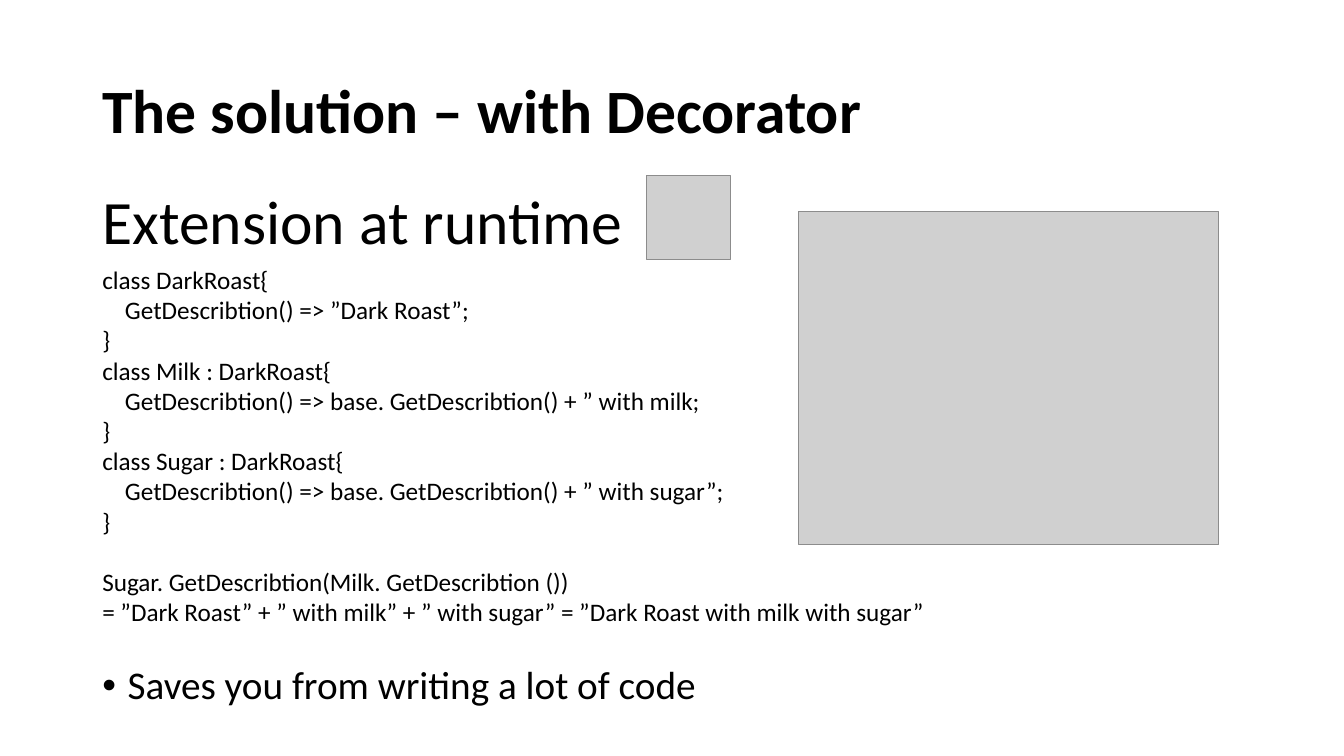
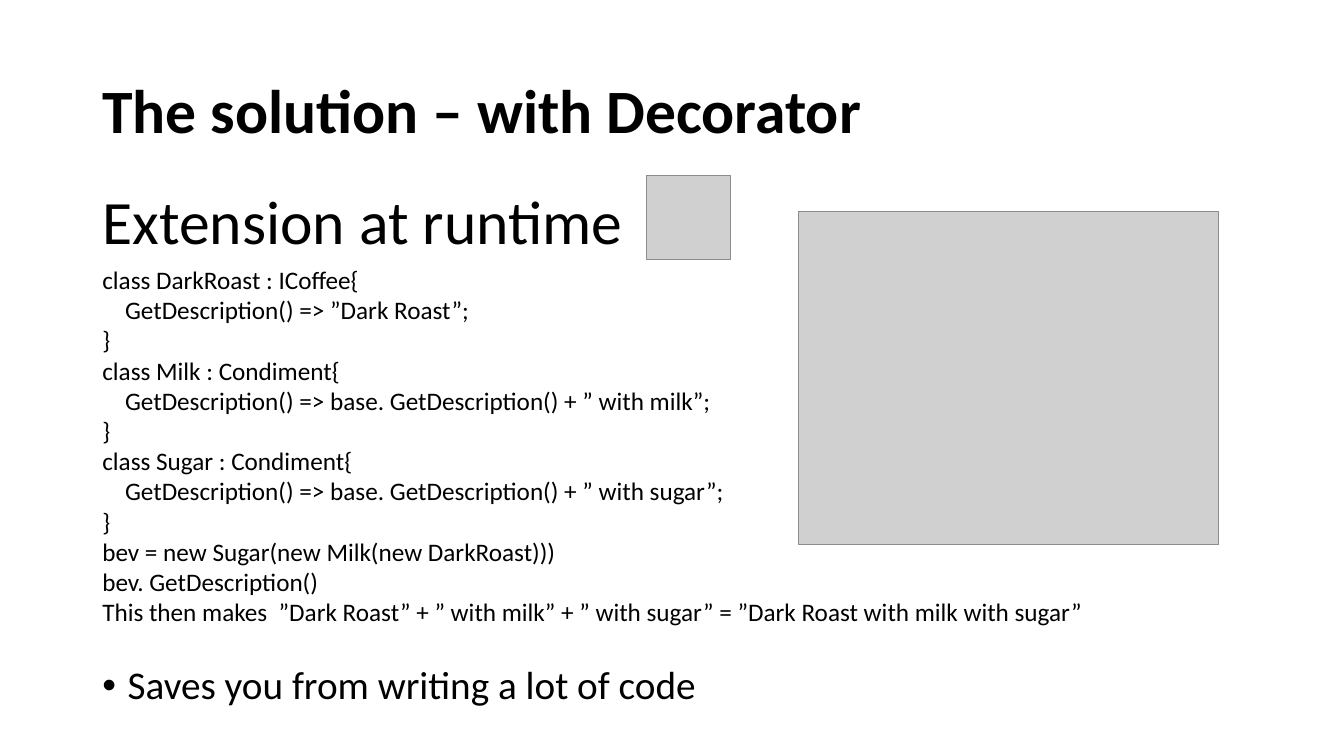
Before and after one commit to DaloonOfDoom/E21SWD_Assignment, a slide deck: slide 3 of Slides/The Decorator pattern.pptx. Drawn at 1344x756 pixels with LibreOffice and Linux fonts; fonts in the diff are those of the drawing; grey boxes stand for pictures. Boxes give left, top, right and bottom in pixels: in the first picture for what was removed or moved away, otherwise in the second. Text is boxed around its words. In the diff, an @@ line names an element or a change of style, - is before the commit and + after.

```diff
--- a/Slides/The Decorator pattern.pptx
+++ b/Slides/The Decorator pattern.pptx
@@ text at (x1=102, y1=270, x2=469, y2=323): text changed @@
-class DarkRoast{
-GetDescribtion() => ”Dark Roast”;
+class DarkRoast : ICoffee{
+GetDescription() => ”Dark Roast”;
@@ text at (x1=102, y1=361, x2=710, y2=414): text changed @@
-class Milk : DarkRoast{
-GetDescribtion() => base. GetDescribtion() + ” with milk;
+class Milk : Condiment{
+GetDescription() => base. GetDescription() + ” with milk”;
@@ text at (x1=102, y1=452, x2=724, y2=505): text changed @@
-class Sugar : DarkRoast{
-GetDescribtion() => base. GetDescribtion() + ” with sugar”;
+class Sugar : Condiment{
+GetDescription() => base. GetDescription() + ” with sugar”;
@@ text at (x1=102, y1=542, x2=1082, y2=626): text changed @@
-Sugar. GetDescribtion(Milk. GetDescribtion ())
-= ”Dark Roast” + ” with milk” + ” with sugar” = ”Dark Roast with milk with sugar”
+bev = new Sugar(new Milk(new DarkRoast)))
+bev. GetDescription()
+This then makes ”Dark Roast” + ” with milk” + ” with sugar” = ”Dark Roast with milk with sugar”
```
Also in this commit, not shown: 3 other slides changed.
